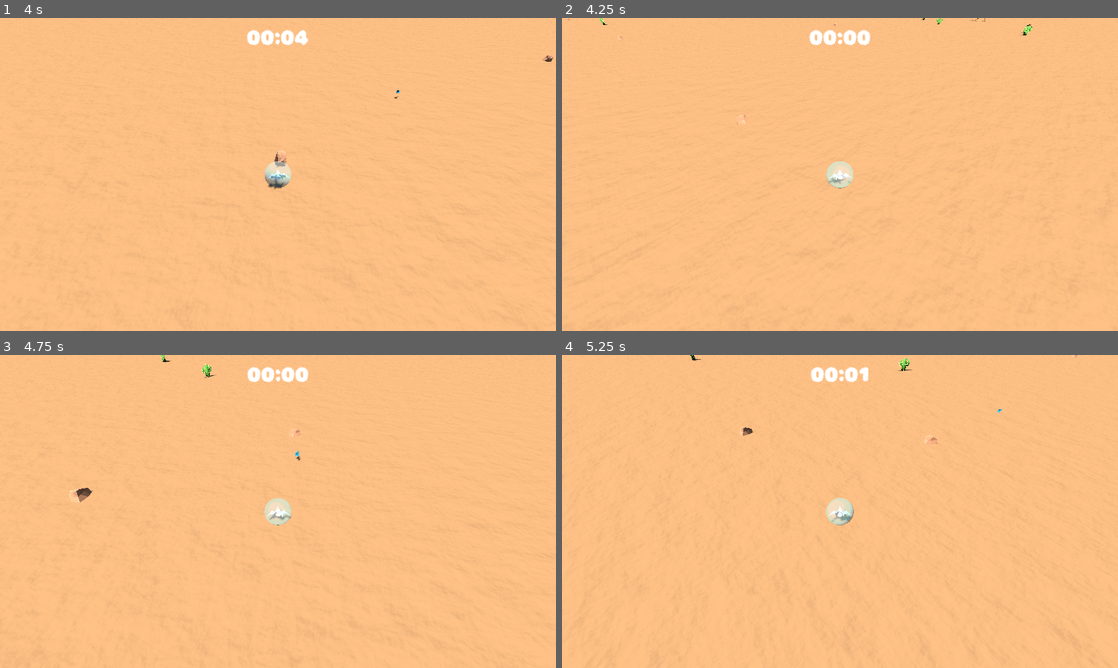
Above: before the commit, frames 1-4 (two rows, left to right).
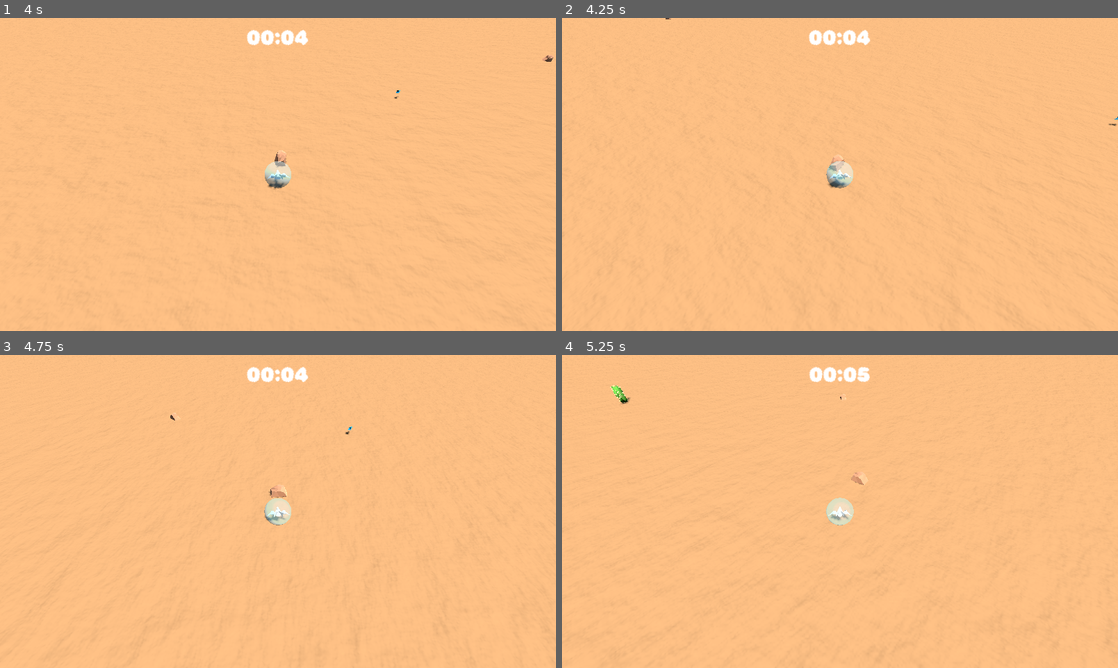
Above: after the commit, the same moments.

Repository: dicemaster5/BubbleSurvivors
Game: Godot game, scene res://scenes/world.tscn
Two runs of this game, one before a commit and one after it. Both use one fixed random seed, a clock stepped at 60 frames per second and the inputs below.
Inputs:
- Up to frame 1 (4 s): tap Enter at 0.5 s; hold D (move_right) 0.53-1.28 s; hold S (move_down) 1.28-2.03 s; hold D (move_right) 2.03-2.78 s; hold W (move_up) 2.78-3.53 s; hold A (move_left) from 3.53 s (still down)
- Up to frame 2 (4.25 s): keep holding A (move_left); tap R (quick_restart, bound only before the commit) at 4.15 s
- Up to frame 3 (4.75 s): keep holding A (move_left)
- Up to frame 4 (5.25 s): release A (move_left) at 5.03 s; hold S (move_down) from 5.03 s (still down)

Frame 1 is identical in both runs. In frame 2, 0.4% of the frame differs, in the area x 0-100%, y 0-55%; in frame 3, 0.5%; in frame 4, 0.6%, in the area x 8-93%, y 0-55%.

Commit message:
Gamepad controls

Diff:
--- a/project.godot
+++ b/project.godot
@@ -34,39 +34,37 @@
 "deadzone": 0.5,
 "events": [Object(InputEventKey,"resource_local_to_scene":false,"resource_name":"","device":-1,"window_id":0,"alt_press …(192 unchanged characters)…
 , Object(InputEventKey,"resource_local_to_scene":false,"resource_name":"","device":-1,"window_id":0,"alt_pressed":false …(186 unchanged characters)…
+, Object(InputEventJoypadMotion,"resource_local_to_scene":false,"resource_name":"","device":-1,"axis":1,"axis_value":-1.0,"script":null)
+, Object(InputEventJoypadButton,"resource_local_to_scene":false,"resource_name":"","device":-1,"button_index":11,"pressure":0.0,"pressed":false,"script":null)
 ]
 }
 move_down={
 "deadzone": 0.5,
 "events": [Object(InputEventKey,"resource_local_to_scene":false,"resource_name":"","device":-1,"window_id":0,"alt_press …(192 unchanged characters)…
 , Object(InputEventKey,"resource_local_to_scene":false,"resource_name":"","device":-1,"window_id":0,"alt_pressed":false …(186 unchanged characters)…
+, Object(InputEventJoypadMotion,"resource_local_to_scene":false,"resource_name":"","device":-1,"axis":1,"axis_value":1.0,"script":null)
+, Object(InputEventJoypadButton,"resource_local_to_scene":false,"resource_name":"","device":-1,"button_index":12,"pressure":0.0,"pressed":false,"script":null)
 ]
 }
 move_right={
 "deadzone": 0.5,
 "events": [Object(InputEventKey,"resource_local_to_scene":false,"resource_name":"","device":-1,"window_id":0,"alt_press …(192 unchanged characters)…
 , Object(InputEventKey,"resource_local_to_scene":false,"resource_name":"","device":-1,"window_id":0,"alt_pressed":false …(186 unchanged characters)…
+, Object(InputEventJoypadMotion,"resource_local_to_scene":false,"resource_name":"","device":-1,"axis":0,"axis_value":1.0,"script":null)
+, Object(InputEventJoypadButton,"resource_local_to_scene":false,"resource_name":"","device":-1,"button_index":14,"pressure":0.0,"pressed":false,"script":null)
 ]
 }
 move_left={
 "deadzone": 0.5,
 "events": [Object(InputEventKey,"resource_local_to_scene":false,"resource_name":"","device":-1,"window_id":0,"alt_press …(191 unchanged characters)…
 , Object(InputEventKey,"resource_local_to_scene":false,"resource_name":"","device":-1,"window_id":0,"alt_pressed":false …(186 unchanged characters)…
+, Object(InputEventJoypadMotion,"resource_local_to_scene":false,"resource_name":"","device":-1,"axis":0,"axis_value":-1.0,"script":null)
+, Object(InputEventJoypadButton,"resource_local_to_scene":false,"resource_name":"","device":-1,"button_index":13,"pressure":0.0,"pressed":false,"script":null)
 ]
 }
 quick_quit={
 "deadzone": 0.5,
 "events": [Object(InputEventKey,"resource_local_to_scene":false,"resource_name":"","device":-1,"window_id":0,"alt_press …(195 unchanged characters)…
-]
-}
-quick_restart={
-"deadzone": 0.5,
-"events": [Object(InputEventKey,"resource_local_to_scene":false,"resource_name":"","device":-1,"window_id":0,"alt_pressed":false,"shift_pressed":false,"ctrl_pressed":false,"meta_pressed":false,"pressed":false,"keycode":0,"physical_keycode":82,"key_label":0,"unicode":114,"location":0,"echo":false,"script":null)
-]
-}
-change_weapon={
-"deadzone": 0.5,
-"events": [Object(InputEventKey,"resource_local_to_scene":false,"resource_name":"","device":-1,"window_id":0,"alt_pressed":false,"shift_pressed":false,"ctrl_pressed":false,"meta_pressed":false,"pressed":false,"keycode":0,"physical_keycode":4194306,"key_label":0,"unicode":0,"location":0,"echo":false,"script":null)
 ]
 }
 
Not shown: 2 places in scenes/world.tscn that only renumber resources
